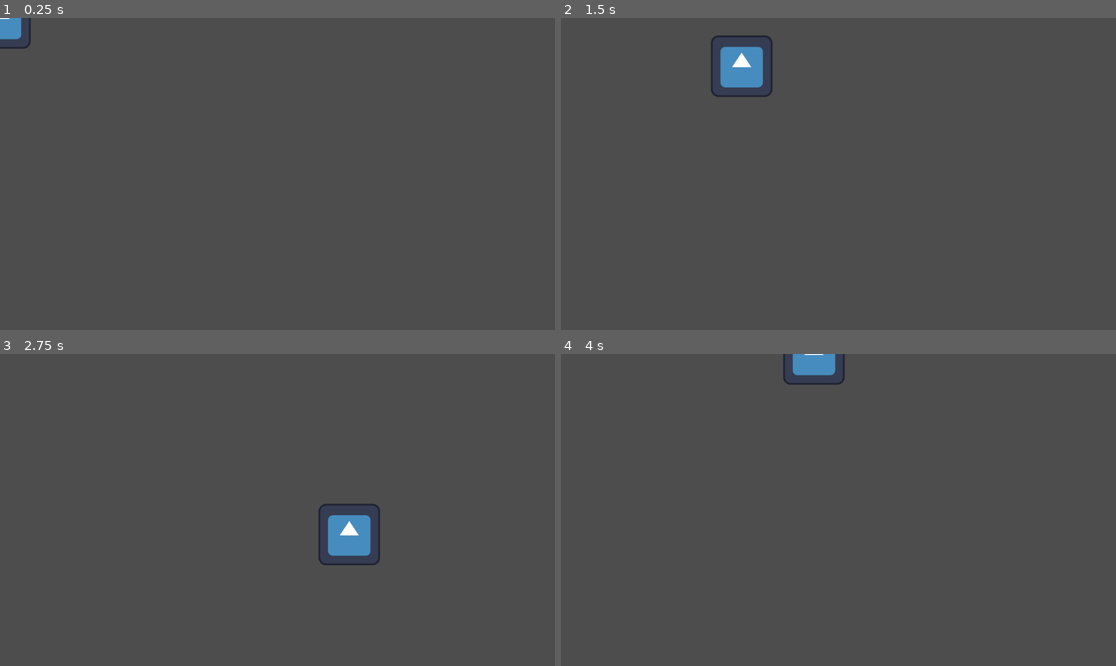
Above: before the commit, frames 1-4 (two rows, left to right).
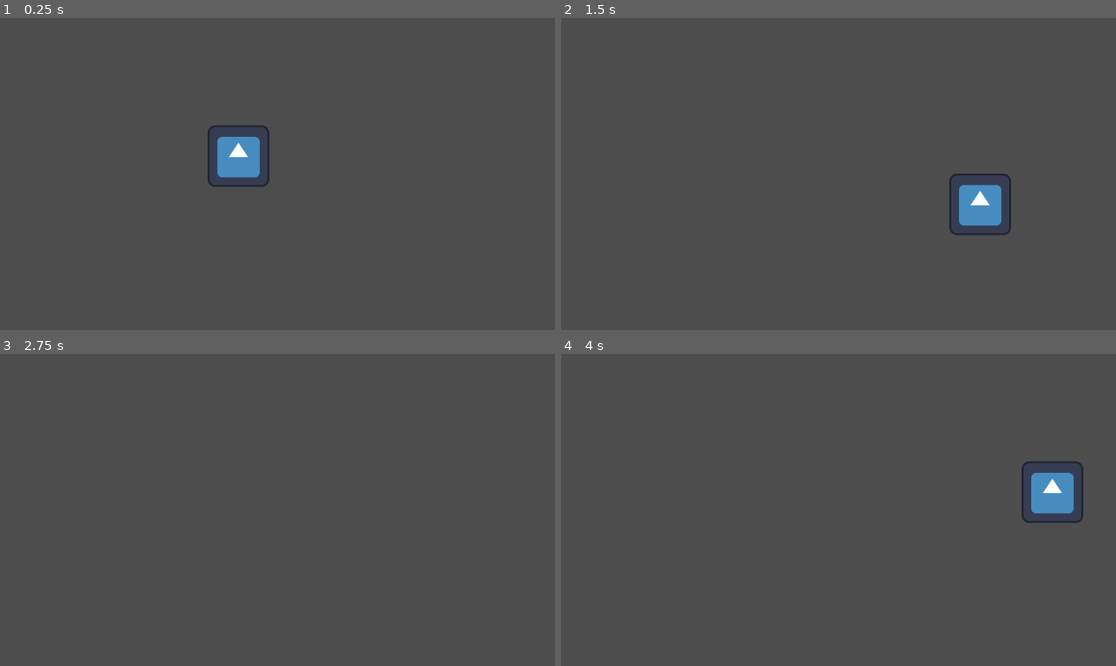
Above: after the commit, the same moments.

Repository: Bismyth/loopwizard
Game: Godot game, scene res://basic.tscn
Two runs of this game, one before a commit and one after it. Both use one fixed random seed, a clock stepped at 60 frames per second and the inputs below. Before the commit the project starts from res://player.tscn. The engine's default icon, where the game draws it, is replaced by a stand-in: a white triangle on a blue panel in a dark square.
Inputs:
- Up to frame 1 (0.25 s): no input
- Up to frame 2 (1.5 s): tap Enter at 0.5 s; hold D (right) 0.53-1.28 s; hold S (down) from 1.28 s (still down)
- Up to frame 3 (2.75 s): release S (down) at 2.03 s; hold D (right) from 2.03 s (still down)
- Up to frame 4 (4 s): release D (right) at 2.78 s; hold W (up) 2.78-3.53 s; hold A (left) from 3.53 s (still down)

The runs differ from the first frame. In frame 1, 1.6% of the frame differs, in the area x 0-49%, y 0-55%; in frame 2, 2.6%, in the area x 27-82%, y 5-70%; in frame 3, 1.3%; in frame 4, 1.9%.

Commit message:
indentation

Diff:
--- a/player.gd
+++ b/player.gd
@@ -4,10 +4,10 @@
 
 
 func get_input():
-  var input_direction = Input.get_vector("left", "right", "up", "down")
-  velocity = input_direction * speed
+	var input_direction = Input.get_vector("left", "right", "up", "down")
+	velocity = input_direction * speed
 
 
 func _physics_process(_delta):
-  get_input()
-  move_and_slide()
+	get_input()
+	move_and_slide()
--- a/player.tscn
+++ b/player.tscn
@@ -5,7 +5,6 @@
 
 [node name="Player" type="CharacterBody2D"]
 script = ExtResource("1_onrkg")
-speed = 500
 
 [node name="Sprite2D" type="Sprite2D" parent="."]
 texture = ExtResource("1_4flbx")
--- a/project.godot
+++ b/project.godot
@@ -11,7 +11,7 @@
 [application]
 
 config/name="LoopWizard"
-run/main_scene="uid://cvfrfhjid35bt"
+run/main_scene="uid://b0hnpbyp7b1l0"
 config/features=PackedStringArray("4.4", "GL Compatibility")
 config/icon="res://icon.svg"
 
